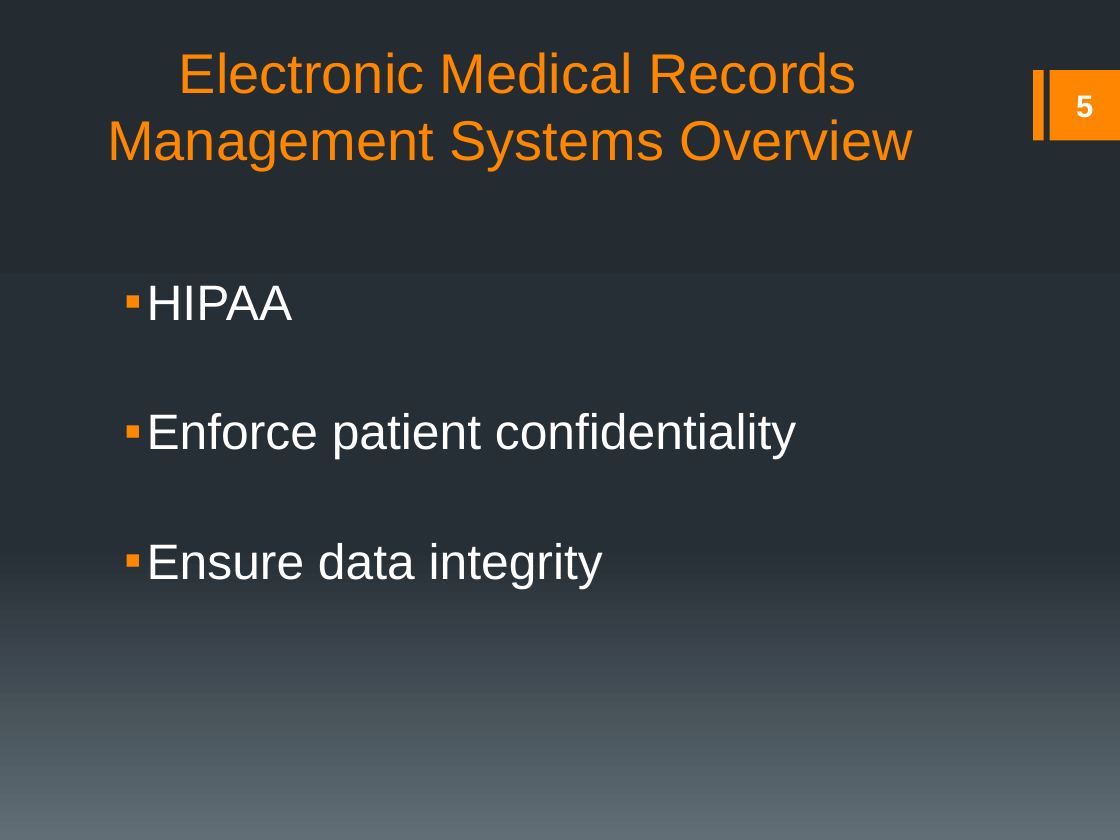
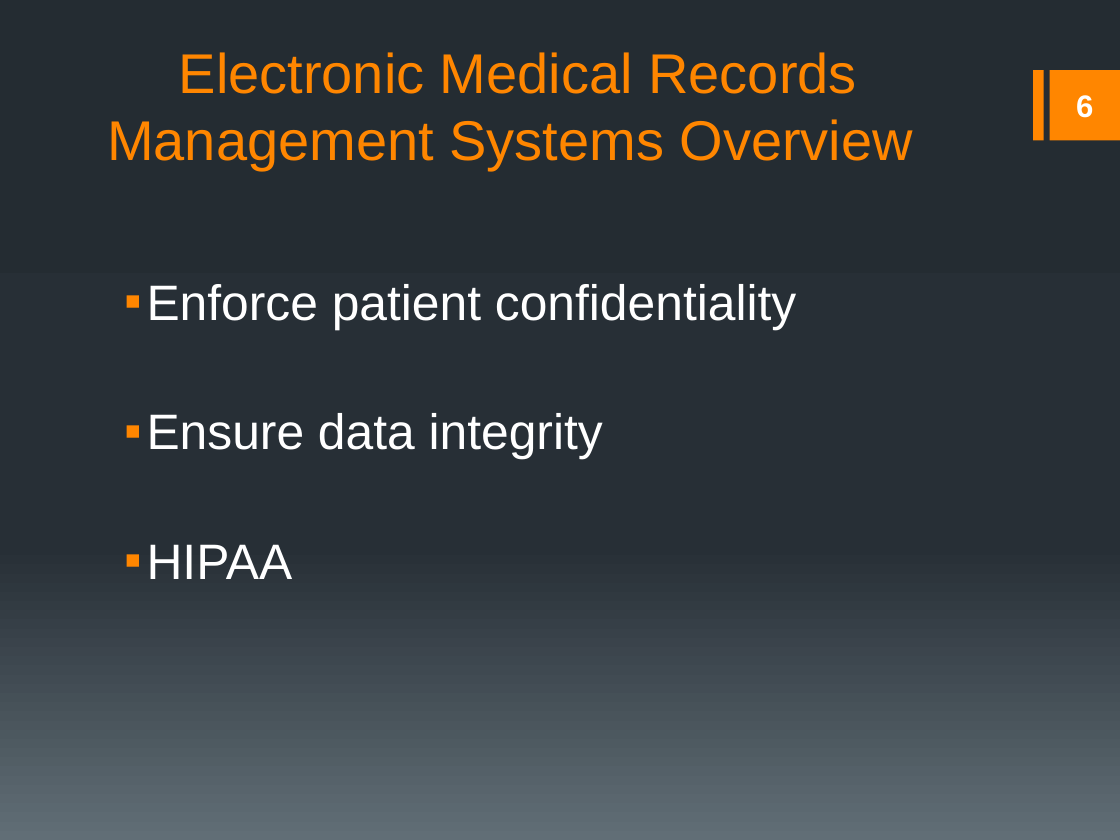
Before and after one commit to rmkane/semrs, a slide deck: slide 6 of Documentation/Final_Presentation.pptx (slide 5 before the commit). Drawn at 1120x840 pixels with LibreOffice and Linux fonts; fonts in the diff are those of the drawing. Boxes give left, top, right and bottom in pixels: in the first picture for what was removed or moved away, otherwise in the second. Text is boxed around its words. In the diff, an @@ line names an element or a change of style, - is before the commit and + after.

```diff
--- a/Documentation/Final_Presentation.pptx
+++ b/Documentation/Final_Presentation.pptx
@@ page number at <box>1076,95,1093,118</box>: text changed @@
-5
+6
@@ text at <box>147,285,293,320</box>: paragraph removed @@
-▪ HIPAA
@@ text at <box>147,544,293,579</box>: paragraph added @@
+▪ HIPAA
```
Also in this commit, not shown: 7 other slides changed, 2 slides added, 1 other file.
